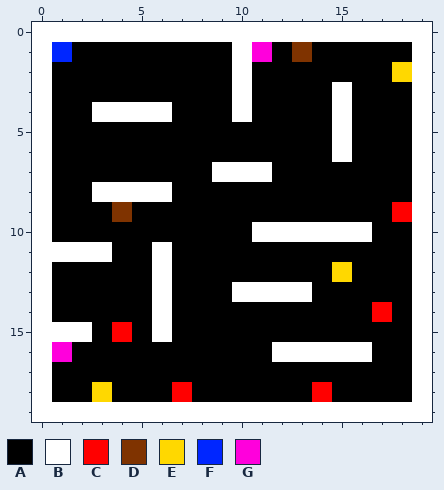
Two versions of one pixel-art sprite, res/level1.png. This is how it looked before the edit.
The file is 20x20 pixels.
Palette (. is transparent): A #000000  B #ffffff  C #ff0000  D #7f3300  E #ffd800  F #0026ff  G #ff00dc
The same view after the edit:
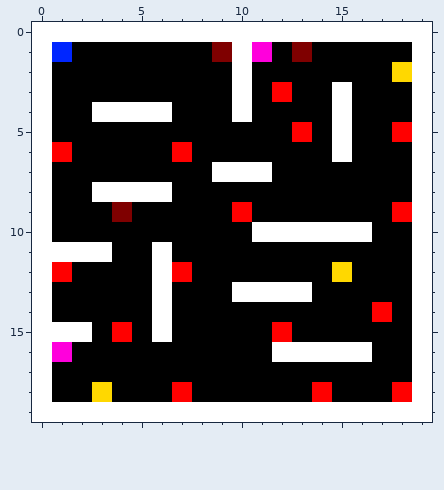
Changes in this commit:
colour D: #7f3300 -> #7f0000
y 1: x 9 A -> D
y 3: x 12 A -> C
y 5: x 13 A -> C; x 18 A -> C
y 6: x 1 A -> C; x 7 A -> C
y 9: x 10 A -> C
y 12: x 1 A -> C; x 7 A -> C
y 15: x 12 A -> C
y 18: x 18 A -> C
Where, in picture pixels (left, top, right, bottom), the same in both pictures:
changed: (212, 42, 312, 142)
changed: (392, 122, 412, 142)
changed: (52, 142, 252, 282)
changed: (272, 322, 292, 342)
changed: (392, 382, 412, 402)
